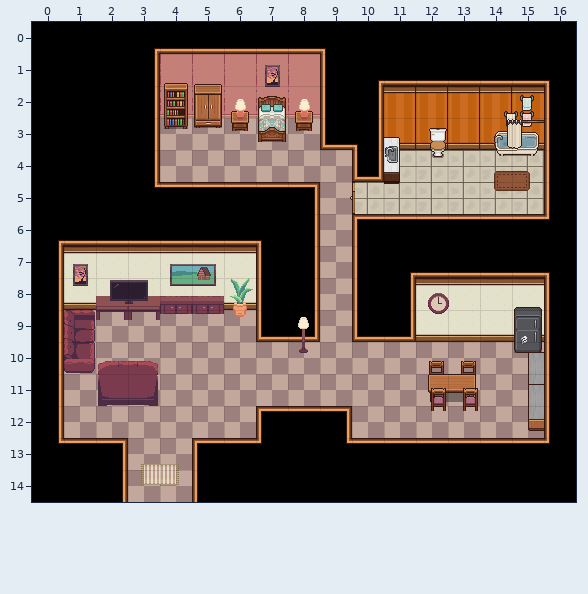
One commit to this Tiled map (JSON): public/assets/interiors/house_daniele.tmj. This is how it looked before the edit.
Cells are 32x32 px. Shown: x 0..16, y 0..14. Layer "mobili3" is drawn 1,-14 px off the grid.
The result:
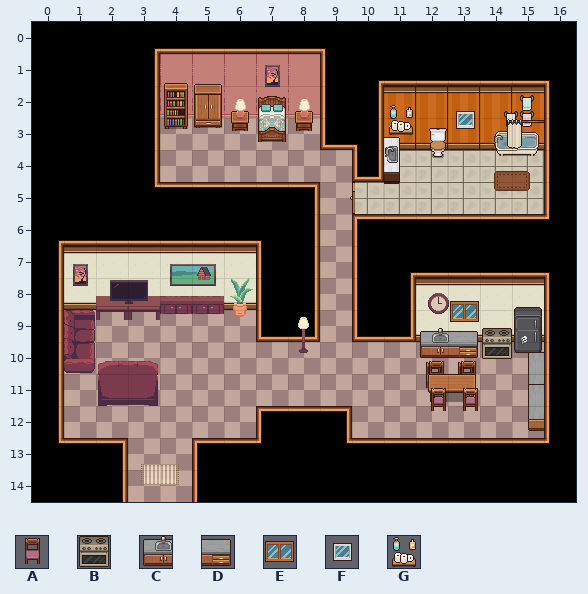
Key: from "Pixel Interiors 32x32pxl": A 42, B 113, C 124, D 125, E 126; from "TILESET INDOORS +Bathroom": F 24, G 26.
_ is an empty cell, . an unchanged one.
Tiles of an added or newly shown layer are drawn over the layers below it.
Difference:
--- layer "mobili3" (now shown)
@@ x 11..13 @@
- 3 _._
+ 3 G.F
@@ x 12..14 @@
- 9 ._.
-10 ___
-11 __.
+ 9 .E.
+10 CDB
+11 AA.
